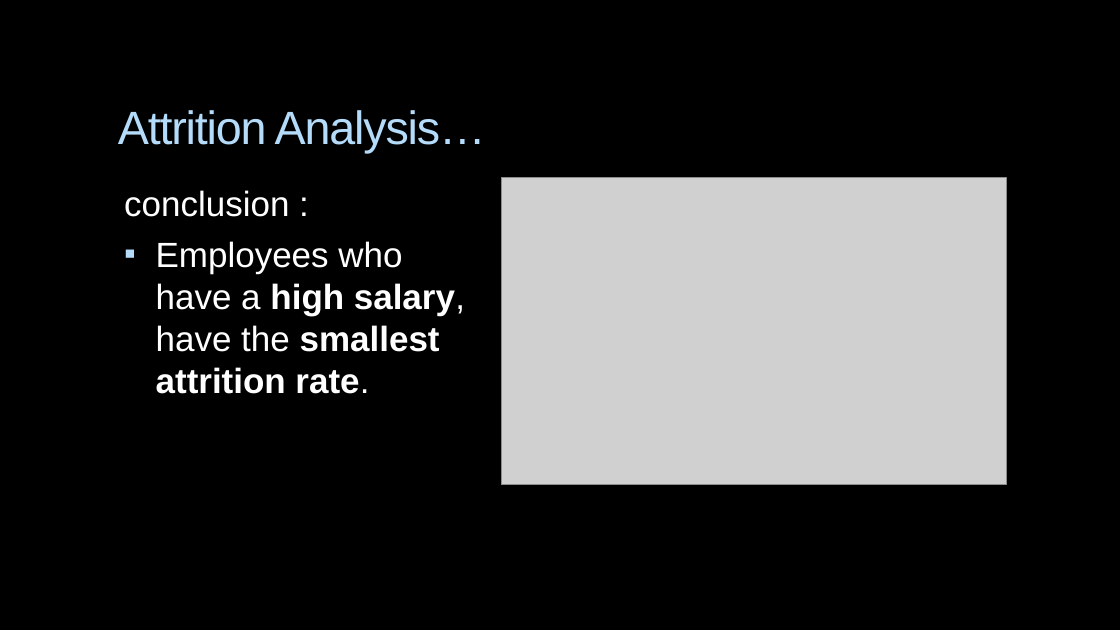
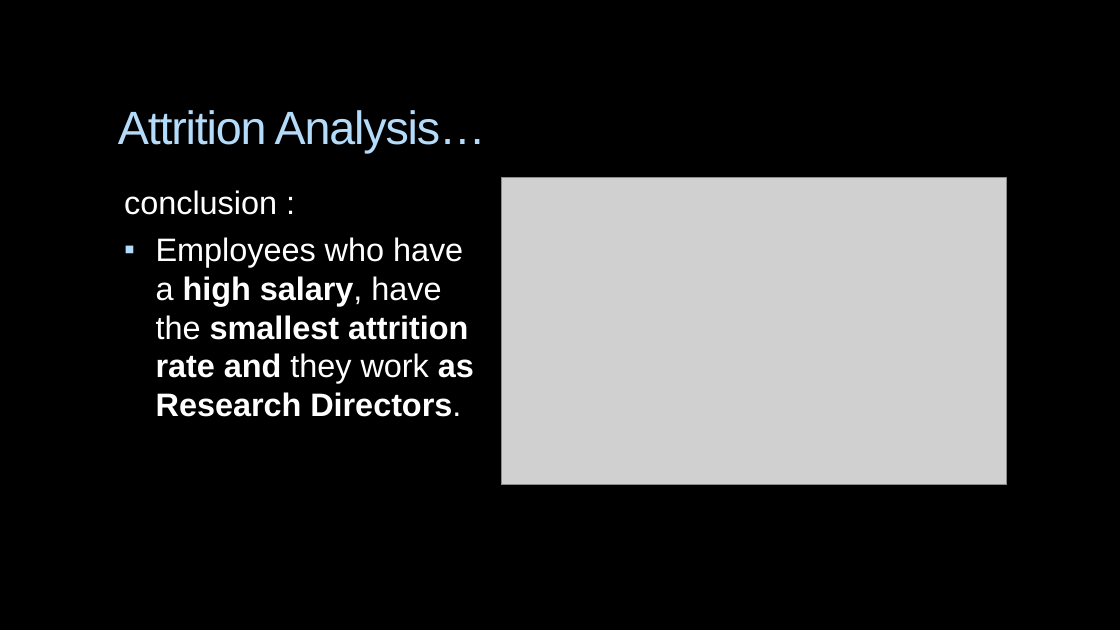
Before and after one commit to aya1fouad/Power_BI_Dashboards, a slide deck: slide 16 of Anayzing_IBM_HR_Employee_Attrition/HR Employees Attrition.pptx (slide 15 before the commit). Drawn at 1120x630 pixels with LibreOffice and Linux fonts; fonts in the diff are those of the drawing; grey boxes stand for pictures; background and template pictures are left out. Boxes give left, top, right and bottom in pixels: in the first picture for what was removed or moved away, otherwise in the second. Text is boxed around its words. In the diff, an @@ line names an element or a change of style, - is before the commit and + after.

```diff
--- a/Anayzing_IBM_HR_Employee_Attrition/HR Employees Attrition.pptx
+++ b/Anayzing_IBM_HR_Employee_Attrition/HR Employees Attrition.pptx
@@ text at (x1=124, y1=190, x2=277, y2=215): size 30 to 27.8 pt in "conclusion :" @@
@@ text at (x1=156, y1=237, x2=474, y2=417): text changed; size 30 to 27.8 pt @@
-▪ Employees who have a high salary, have the smallest attrition rate.
+▪ Employees who have a high salary, have the smallest attrition rate and they work as Research Directors.
```
Also in this commit, not shown: 17 other slides changed, 1 slide added, 1 other file.
